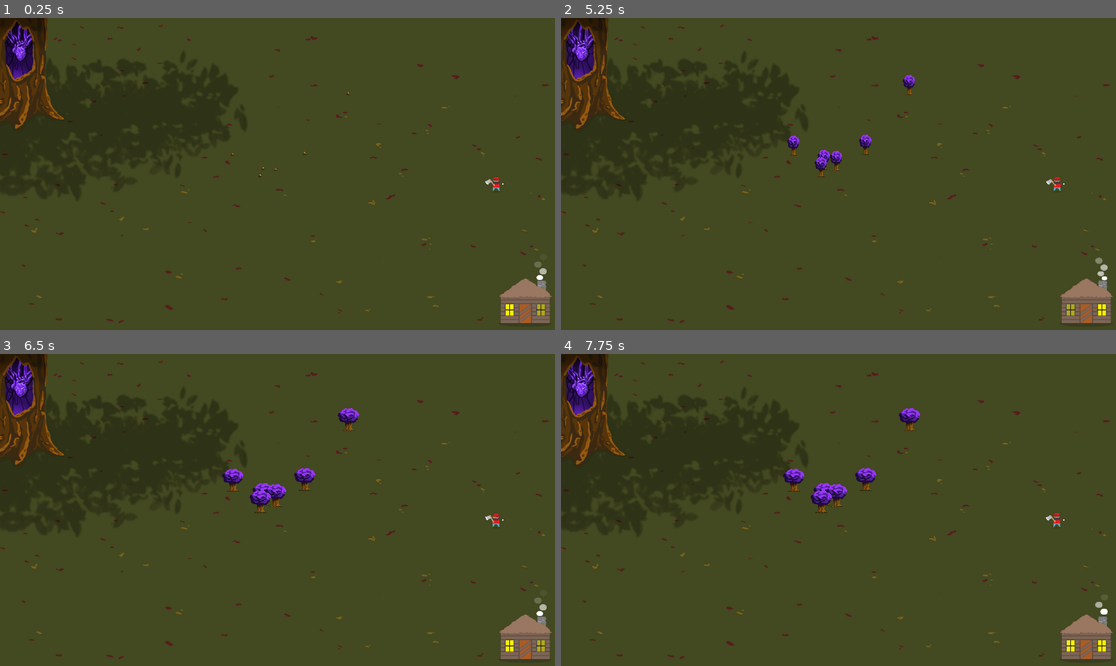
Above: before the commit, frames 1-4 (two rows, left to right).
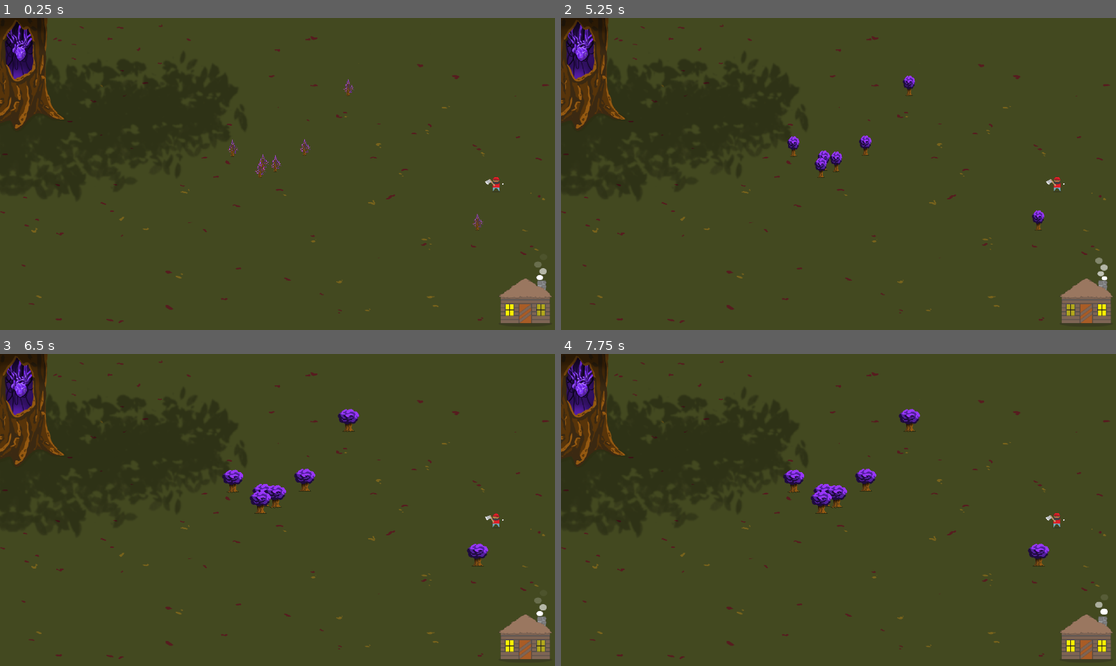
Above: after the commit, the same moments.

Repository: sksmith/ATreeKilledMyFather
Game: Godot game, scene res://Main.tscn
Same seed, same stepped clock (60 frames per second), same inputs: the game is played once before the commit and once after it.
Inputs:
- Up to frame 1 (0.25 s): no input
- Up to frame 2 (5.25 s): hold D (f_move_right) 0.53-1.28 s; hold Space (f_action) 0.53-1.28 s; hold S (f_move_down) 1.28-2.03 s; tap Space (f_action) at 1.35, 2.85, 4.35 s; hold D (f_move_right) 2.03-2.78 s; hold Space (f_action) 2.03-2.78 s; hold W (f_move_up) 2.78-3.53 s; hold Space (f_action) 3.53-4.28 s; hold A (f_move_left) 3.53-5.03 s; hold S (f_move_down) from 5.03 s (still down); hold Space (f_action) from 5.03 s (still down)
- Up to frame 3 (6.5 s): release S (f_move_down) at 5.78 s; release Space (f_action) at 5.78 s; hold D (f_move_right) from 5.78 s (still down); tap Space (f_action) at 5.85 s
- Up to frame 4 (7.75 s): release D (f_move_right) at 6.53 s; hold W (f_move_up) 6.53-7.28 s; hold Space (f_action) 6.53-7.28 s; hold D (f_move_right) from 7.28 s (still down); tap Space (f_action) at 7.35 s

The runs differ from the first frame. In frame 1, 0.2% of the frame differs, in the area x 41-88%, y 19-68%; in frame 2, 0.4%; in frame 3, 0.7%, in the area x 40-88%, y 17-69%; in frame 4, 0.7%.

Commit message:
improved tree selection

Diff:
--- a/Lumberjack.gd
+++ b/Lumberjack.gd
@@ -1,6 +1,6 @@
-extends Area2D
+extends KinematicBody2D
 
-export var speed = 400 # How fast the player will move (pixels/sec).
+export var speed = 4 # How fast the player will move (pixels/sec).
 export var attack_duration_ms = 0.5
 var screen_size # Size of the game window.
 var is_attacking = false
@@ -11,7 +11,6 @@
 	position = pos
 	show()
 	$AnimatedSprite.play()
-	$CollisionShape2D.disabled = false
 
 func _ready():
 	screen_size = get_viewport_rect().size
@@ -20,6 +19,7 @@
 func _process(delta):
 	update_target_tree()
 
+func _physics_process(delta):
 	if !is_attacking && Input.is_action_pressed("attack"):
 		is_attacking = true
 		current_attack_time = 0
@@ -34,8 +34,6 @@
 
 			if target_tree != null:
 				target_tree.hit(2)
-#			if !is_instance_valid(target_tree):
-#				target_tree = null
 	else:
 		var velocity = Input.get_vector("lj_aim_left", "lj_aim_right", "lj_aim_up", "lj_aim_down")
 
@@ -43,9 +41,7 @@
 			$PivotPoint.rotation = velocity.angle()  #local with local axis
 			velocity = velocity * speed
 
-		position += velocity * delta
-		position.x = clamp(position.x, 0, screen_size.x)
-		position.y = clamp(position.y, 0, screen_size.y)
+		move_and_slide(velocity)
 
 		if velocity.x != 0:
 			$AnimatedSprite.animation = "walk"
@@ -53,23 +49,17 @@
 		else:
 			$AnimatedSprite.animation = "idle"
 
-func _on_Player_body_entered(_body):
-	hide() # Player disappears after being hit.
-	emit_signal("hit")
-	# Must be deferred as we can't change physics properties on a physics callback.
-	$CollisionShape2D.set_deferred("disabled", true)
-
 func update_target_tree():
 	var chosen_tree
 	for overlapped in $PivotPoint/LumberjackReticle.get_overlapping_areas():
-		if overlapped == target_tree:
+		if overlapped.get_parent() == target_tree:
 			chosen_tree = target_tree
 			break
 
 	if chosen_tree == null:
 		for overlapped in $PivotPoint/LumberjackReticle.get_overlapping_areas():
-			if overlapped.is_in_group("tree"):
-				chosen_tree = overlapped
+			if overlapped.get_parent().is_in_group("tree"):
+				chosen_tree = overlapped.get_parent()
 				break
 
 	if chosen_tree != target_tree:
@@ -80,3 +70,9 @@
 
 		if target_tree != null:
 			target_tree.target()
+
+
+func _on_LumberjackReticle_area_entered(area):
+#	var bodies = $PivotPoint/LumberjackReticle.get_overlapping_areas()
+	print("lumberjack area entered")
+	pass # Replace with function body.
--- a/Lumberjack.tscn
+++ b/Lumberjack.tscn
@@ -4,6 +4,8 @@
 [ext_resource path="res://Lumberjack.gd" type="Script" id=2]
 [ext_resource path="res://assets/lumberjack/reticle.png" type="Texture" id=3]
 
+[sub_resource type="CapsuleShape2D" id=56]
+
 [sub_resource type="AtlasTexture" id=23]
 atlas = ExtResource( 1 )
 region = Rect2( 0, 164, 83, 82 )
@@ -167,32 +169,33 @@
 [sub_resource type="CircleShape2D" id=21]
 radius = 2.0
 
-[sub_resource type="CapsuleShape2D" id=22]
-radius = 4.99997
-height = 22.0001
-
-[node name="Lumberjack" type="Area2D"]
+[node name="Lumberjack" type="KinematicBody2D"]
+collision_layer = 3
+collision_mask = 3
 script = ExtResource( 2 )
+
+[node name="LumberjackCollider" type="CollisionShape2D" parent="."]
+shape = SubResource( 56 )
 
 [node name="AnimatedSprite" type="AnimatedSprite" parent="."]
 frames = SubResource( 1 )
 animation = "wood_idle"
 
-[node name="PivotPoint" type="Position2D" parent="."]
-
-[node name="LumberjackReticle" type="Area2D" parent="PivotPoint"]
-collision_mask = 2
+[node name="PivotPoint" type="Position2D" parent="." groups=["tree"]]
+
+[node name="LumberjackReticle" type="Area2D" parent="PivotPoint" groups=["tree"]]
+collision_layer = 16
+collision_mask = 16
+priority = 1.0
 
 [node name="Reticle" type="Sprite" parent="PivotPoint/LumberjackReticle"]
 position = Vector2( 36, 0 )
 scale = Vector2( 0.0255555, 0.0277778 )
 texture = ExtResource( 3 )
 
-[node name="CollisionShape2D" type="CollisionShape2D" parent="PivotPoint/LumberjackReticle"]
+[node name="ReticleCollider" type="CollisionShape2D" parent="PivotPoint/LumberjackReticle" groups=["tree"]]
+show_behind_parent = true
 position = Vector2( 36, 0 )
 shape = SubResource( 21 )
 
-[node name="CollisionShape2D" type="CollisionShape2D" parent="."]
-position = Vector2( 0, 15 )
-rotation = -1.57079
-shape = SubResource( 22 )
+[connection signal="area_entered" from="PivotPoint/LumberjackReticle" to="." method="_on_LumberjackReticle_area_entered"]
--- a/Main.tscn
+++ b/Main.tscn
@@ -28,6 +28,9 @@
 [node name="Tree" parent="." instance=ExtResource( 3 )]
 position = Vector2( 1203, 209 )
 
+[node name="Tree7" parent="." instance=ExtResource( 3 )]
+position = Vector2( 1650, 675 )
+
 [node name="Tree2" parent="." instance=ExtResource( 3 )]
 position = Vector2( 1052, 416 )
 
--- a/Tree.gd
+++ b/Tree.gd
@@ -1,4 +1,4 @@
-extends Area2D
+extends StaticBody2D
 
 export var hit_points = 5
 var phase = 1
@@ -6,6 +6,9 @@
 
 func _ready():
 	$TreeSprite.animation = "phase1"
+	get_node("TargetArea/Phase1").disabled = false
+	get_node("TargetArea/Phase2").disabled = true
+	get_node("TargetArea/Phase3").disabled = true
 
 func target():
 	$TreeSprite.animation = "phase" + str(phase) + "_target"
@@ -25,5 +28,19 @@
 		return
 
 	phase += 1
-	print("tree increased phase ", str(phase-1), " -> ", str(phase))
-	$TreeSprite.animation = "phase" + str(phase)
+
+	if phase == 1:
+		$TreeSprite.animation = "phase1"
+		get_node("TargetArea/Phase1").disabled = false
+		get_node("TargetArea/Phase2").disabled = true
+		get_node("TargetArea/Phase3").disabled = true
+	elif phase == 2:
+		$TreeSprite.animation = "phase2"
+		get_node("TargetArea/Phase1").disabled = true
+		get_node("TargetArea/Phase2").disabled = false
+		get_node("TargetArea/Phase3").disabled = true
+	else:
+		$TreeSprite.animation = "phase3"
+		get_node("TargetArea/Phase1").disabled = true
+		get_node("TargetArea/Phase2").disabled = true
+		get_node("TargetArea/Phase3").disabled = false
--- a/Tree.tscn
+++ b/Tree.tscn
@@ -52,37 +52,75 @@
 "speed": 5.0
 } ]
 
-[sub_resource type="CapsuleShape2D" id=1]
-radius = 50.0
-height = 24.0
+[sub_resource type="CapsuleShape2D" id=4]
+radius = 4.69254
+height = 0.720594
 
-[sub_resource type="GDScript" id=2]
-script/source = "extends CollisionShape2D
+[sub_resource type="CapsuleShape2D" id=5]
+radius = 5.06945
+height = 21.8947
 
+[sub_resource type="CapsuleShape2D" id=6]
+radius = 6.00868
+height = 38.0103
 
-func target():
-	print(\"targeted\")
-"
+[sub_resource type="CapsuleShape2D" id=7]
+radius = 15.0
+height = 28.0
 
-[node name="Tree" type="Area2D" groups=["tree"]]
+[sub_resource type="CapsuleShape2D" id=8]
+radius = 31.0
+height = 18.0
+
+[sub_resource type="CapsuleShape2D" id=9]
+radius = 57.0
+height = 12.0
+
+[node name="Tree" type="StaticBody2D" groups=["tree"]]
+collision_layer = 3
 collision_mask = 3
 script = ExtResource( 2 )
 
 [node name="TreeSprite" type="AnimatedSprite" parent="."]
-position = Vector2( 0, -3 )
 frames = SubResource( 3 )
-animation = "phase3"
+animation = "phase1"
 frame = 4
 playing = true
-
-[node name="TreeCollisionShape" type="CollisionShape2D" parent="."]
-visible = false
-position = Vector2( -2, -4 )
-shape = SubResource( 1 )
-script = SubResource( 2 )
 
 [node name="LevelTimer" type="Timer" parent="."]
 wait_time = 5.0
 autostart = true
 
+[node name="Phase1Collider" type="CollisionShape2D" parent="."]
+position = Vector2( 1, 56 )
+rotation = 1.55171
+shape = SubResource( 4 )
+
+[node name="Phase2Collider" type="CollisionShape2D" parent="."]
+position = Vector2( 3, 56 )
+rotation = 1.56209
+shape = SubResource( 5 )
+
+[node name="Phase3Collider" type="CollisionShape2D" parent="."]
+position = Vector2( 4, 56 )
+rotation = 1.55299
+shape = SubResource( 6 )
+
+[node name="TargetArea" type="Area2D" parent="." groups=["tree"]]
+collision_layer = 16
+collision_mask = 16
+
+[node name="Phase1" type="CollisionShape2D" parent="TargetArea"]
+position = Vector2( 1, 32 )
+shape = SubResource( 7 )
+
+[node name="Phase2" type="CollisionShape2D" parent="TargetArea"]
+position = Vector2( 2, 22 )
+shape = SubResource( 8 )
+
+[node name="Phase3" type="CollisionShape2D" parent="TargetArea"]
+position = Vector2( 3, 0 )
+shape = SubResource( 9 )
+
 [connection signal="timeout" from="LevelTimer" to="." method="_on_LevelTimer_timeout"]
+[connection signal="area_entered" from="TargetArea" to="." method="_on_TargetArea_area_entered"]
Not shown: 1 places in Tree.tscn that only renumber resources
Binary file changed: assets/tree/Tree_phase1_04.png
Binary file changed: assets/tree/Tree_phase1_targeted.png
Binary file removed: forest/tree-0.png
Not shown, removed: forest/tree-0.png.import
Binary file removed: forest/tree-1.png
Not shown, removed: forest/tree-1.png.import
Binary file removed: forest/tree-2.png
Not shown, removed: forest/tree-2.png.import
Binary file removed: forest/tree-3.png
Not shown, removed: forest/tree-3.png.import
